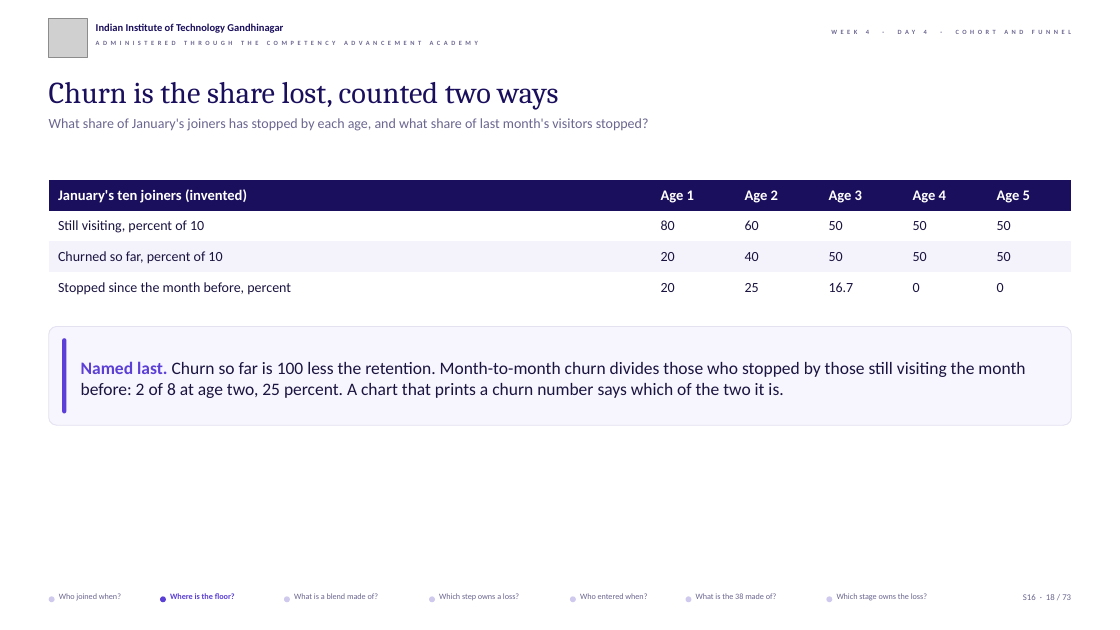
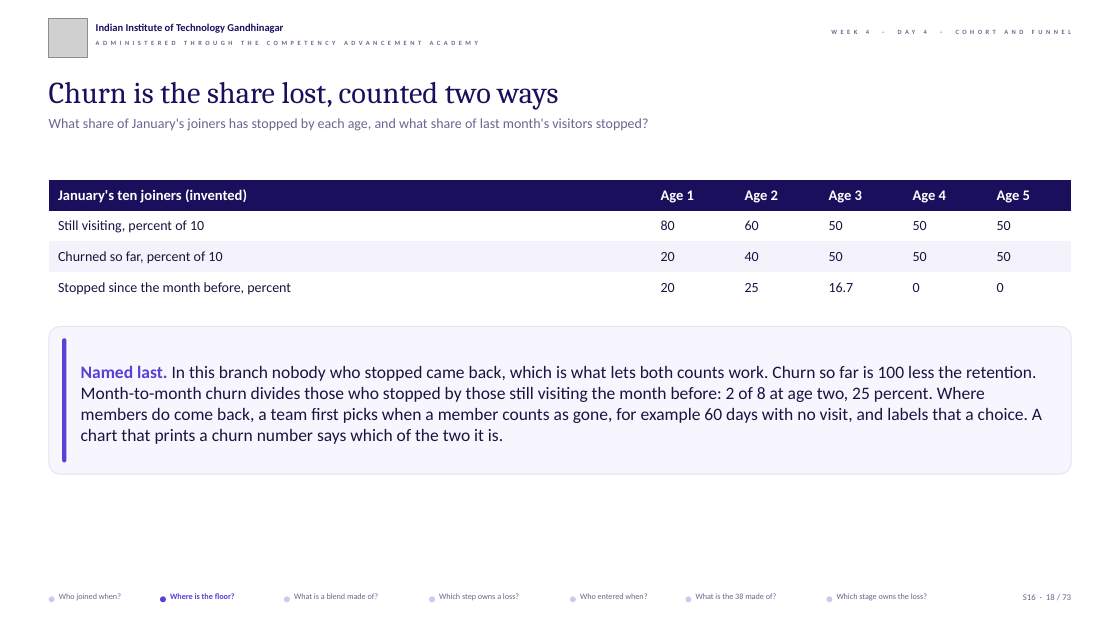
Before and after one commit to fde-academy-lab/c2-content-factory, a slide deck: slide 18 of content/W04/D4/slides/C2_W04_D04_half1_STUDENT.pptx. Drawn at 1120x630 pixels with LibreOffice and Linux fonts; fonts in the diff are those of the drawing; grey boxes stand for pictures; background and template pictures are left out. Boxes give left, top, right and bottom in pixels: in the first picture for what was removed or moved away, otherwise in the second. Text is boxed around its words. In the diff, an @@ line names an element or a change of style, - is before the commit and + after.

```diff
--- a/content/W04/D4/slides/C2_W04_D04_half1_STUDENT.pptx
+++ b/content/W04/D4/slides/C2_W04_D04_half1_STUDENT.pptx
@@ rounded rectangle: place and size @@
-rounded rectangle at (49,327,1071,426)
+rounded rectangle at (49,327,1071,475)
@@ rounded rectangle: place and size @@
-rounded rectangle at (62,339,66,414)
+rounded rectangle at (62,339,66,463)
@@ text at (81,365,1042,444): text changed @@
-Named last. Churn so far is 100 less the retention. Month-to-month churn divides those who stopped by those still visiting the month before: 2 of 8 at age two, 25 percent. A chart that prints a churn number says which of the two it is.
+Named last. In this branch nobody who stopped came back, which is what lets both counts work. Churn so far is 100 less the retention. Month-to-month churn divides those who stopped by those still visiting the month before: 2 of 8 at age two, 25 percent. Where members do come back, a team first picks when a member counts as gone, for example 60 days with no visit, and labels that a choice. A chart that prints a churn number says which of the two it is.
```
Also in this commit, not shown: 32 other slides changed, 4 other files.
